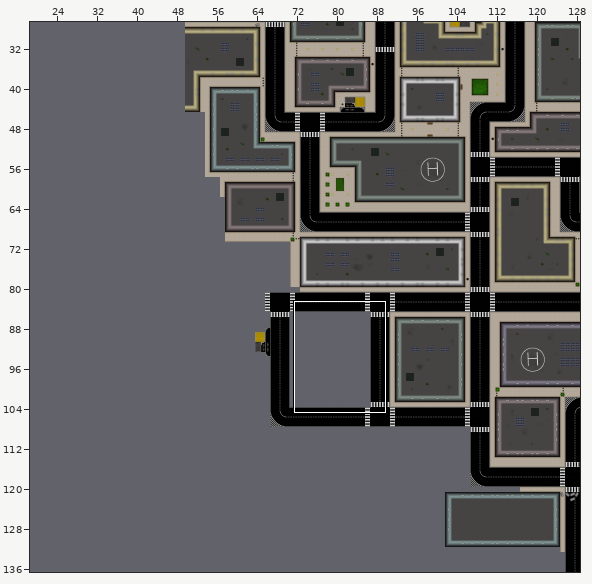
One commit to this Tiled map: Assets/maps/level1.tmx. The first picture is a wide view before the edit; the outline marks the close-up.
Close-up. Before the edit:
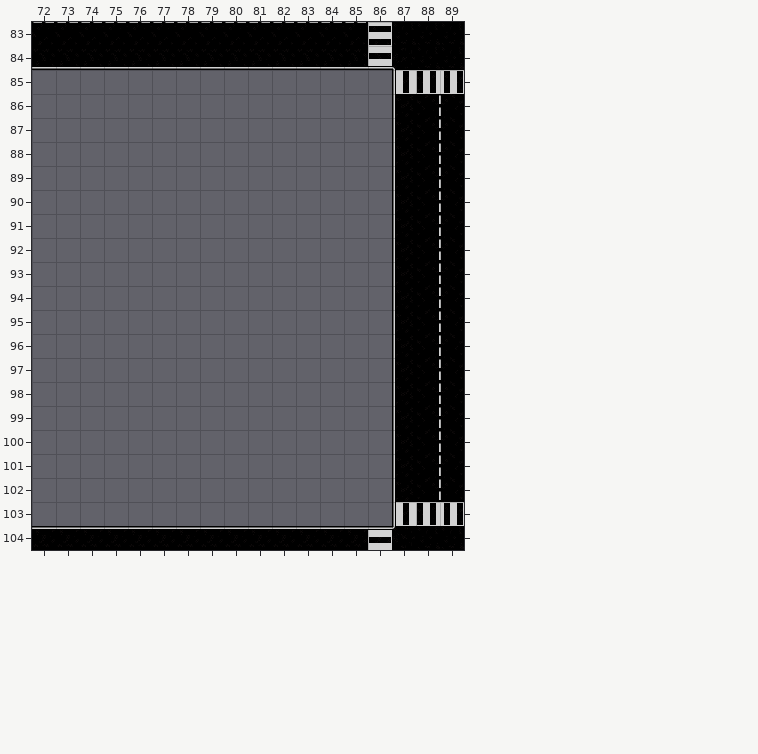
Cells are 32x32 px. Shown: x 72..89, y 83..104. The commit also changed other parts of the map, which this record leaves out. The old version is drawn lined up with the new one.
Once edited:
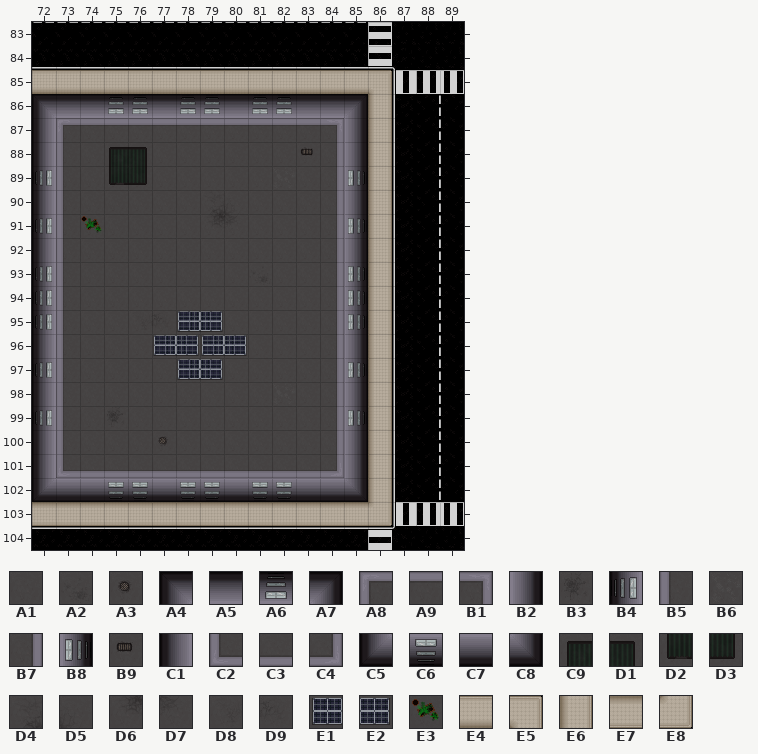
Key: from "buildings": A1 32, A2 37, A3 42, A4 80, A5 81, A6 82, A7 84, A8 96, A9 97, B1 98, B2 99, B3 107, B4 110, B5 111, B6 112, B7 113, B8 114, B9 117, C1 125, C2 126, C3 127, C4 128, C5 140, C6 142, C7 143, C8 144, C9 185, D1 186, D2 200, D3 201, D4 217, D5 218, D6 232, D7 233, D8 245, D9 246, E1 247, E2 248, E3 249; from "roads": E4 1, E5 2, E6 12, E7 21, E8 22.
__ is an empty cell.
Change:
map size 175x150 -> 225x150 cells (old content now starts at 50,0; both pictures use the new coordinates)
Layer "Tile Layer 1":
Tile E4 now appears in row 85 at x 72 to 85.
Tile E5 now appears in row 85 at x 86.
Tile E6 now appears in rows 86 to 102 at x 86.
Tile E7 now appears in row 103 at x 72 to 85.
Tile E8 now appears in row 103 at x 86.
Layer "Collisions":
Tile A1 now appears in row 88 at x 74 and 77 to 82; in row 89 at x 74, 77 to 81 and 83; in row 90 at x 74 to 78 and 81 to 83; in row 91 at x 75 to 78 and 81 to 83; in row 92 at x 74 to 83; in row 93 at x 74 to 80 and 82 to 83.
Tile A1 now appears in row 94 at x 74 to 83; in row 95 at x 74 to 75 and 80 to 83; in row 96 at x 74 to 76 and 81 to 83; in row 97 at x 74 to 77 and 80 to 83; in row 98 at x 74 to 81 and 83; in row 99 at x 74 and 76 to 83.
Tile A1 now appears in row 100 at x 74 to 76 and 78 to 83.
Tile A2 now appears in row 93 at x 81.
Tile A3 now appears in row 100 at x 77.
Tile A4 now appears in row 86 at x 72.
Tile A5 now appears in row 86 at x 73 to 74, 77, 80 and 83 to 84.
Tile A6 now appears in row 86 at x 75 to 76, 78 to 79 and 81 to 82.
Tile A7 now appears in row 86 at x 85.
Tile A8 now appears in row 87 at x 73.
Tile A9 now appears in row 87 at x 74 to 83.
Tile B1 now appears in row 87 at x 84.
Tile B2 now appears in rows 87 to 88 at x 85; in row 90 at x 85; in row 92 at x 85; in row 96 at x 85; in row 98 at x 85; in rows 100 to 101 at x 85.
Tile B3 now appears in row 99 at x 75.
Tile B4 now appears in row 89 at x 72; in row 91 at x 72; in rows 93 to 95 at x 72; in row 97 at x 72; in row 99 at x 72.
Tile B5 now appears in rows 88 to 100 at x 73.
Tile B6 now appears in row 89 at x 82; in row 98 at x 82.
Tile B7 now appears in rows 88 to 100 at x 84.
Tile B8 now appears in row 89 at x 85; in row 91 at x 85; in rows 93 to 95 at x 85; in row 97 at x 85; in row 99 at x 85.
Tile B9 now appears in row 88 at x 83.
Tile C1 now appears in rows 87 to 88 at x 72; in row 90 at x 72; in row 92 at x 72; in row 96 at x 72; in row 98 at x 72; in rows 100 to 101 at x 72.
Tile C2 now appears in row 101 at x 73.
Tile C3 now appears in row 101 at x 74 to 83.
Tile C4 now appears in row 101 at x 84.
Tile C5 now appears in row 102 at x 72.
Tile C6 now appears in row 102 at x 75 to 76, 78 to 79 and 81 to 82.
Tile C7 now appears in row 102 at x 73 to 74, 77, 80 and 83 to 84.
Tile C8 now appears in row 102 at x 85.
Tile C9 now appears in row 88 at x 75.
Tile D1 now appears in row 88 at x 76.
Tile D2 now appears in row 89 at x 75.
Tile D3 now appears in row 89 at x 76.
Tile D4 now appears in row 90 at x 79.
Tile D5 now appears in row 90 at x 80.
Tile D6 now appears in row 91 at x 79.
Tile D7 now appears in row 91 at x 80.
Tile D8 now appears in row 95 at x 76.
Tile D9 now appears in row 95 at x 77.
Tile E1 now appears in row 95 at x 78; in row 96 at x 77 and 79; in row 97 at x 78.
Tile E2 now appears in row 95 at x 79; in row 96 at x 78 and 80; in row 97 at x 79.
Tile E3 now appears in row 91 at x 74.
